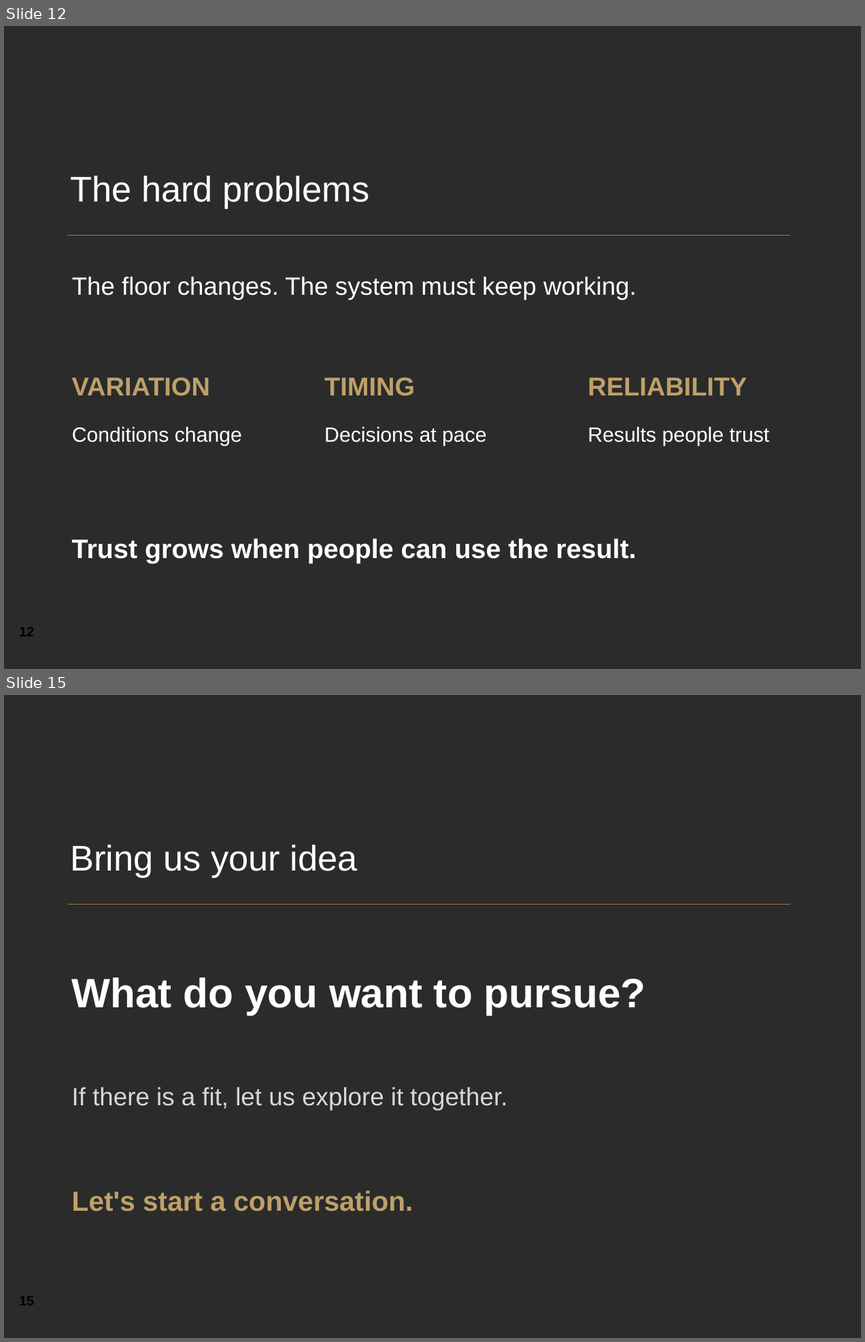
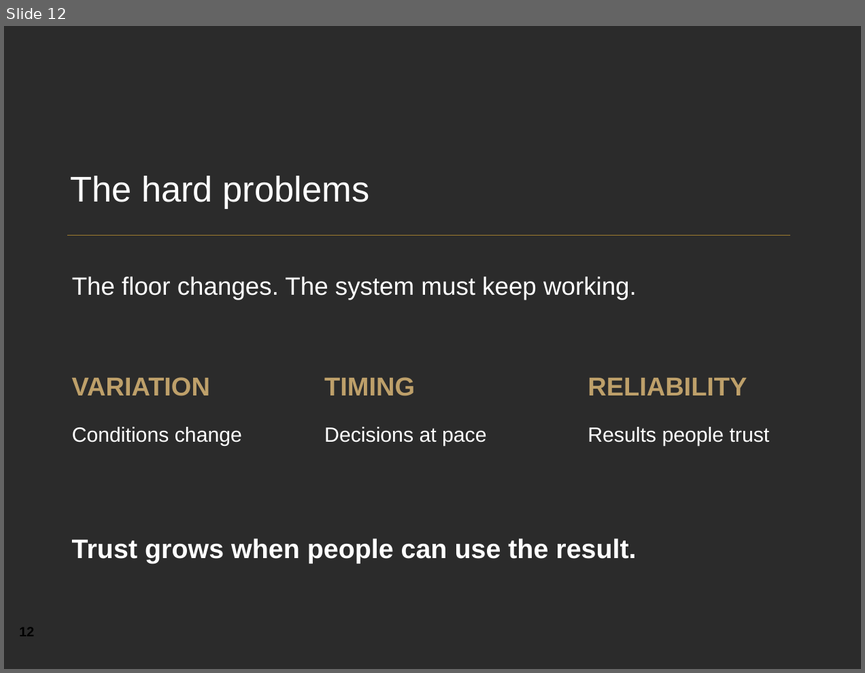
Before and after one commit to YeChamo/part-tracking-demo-ualr, a slide deck: docs/presentation/Engineering_at_The_Kinetic_Group.pptx. Shown one above the other, each under a label of ours: slides 12 and 15 before the commit, slide 12 after it; the slides between them are not shown. The pictures are 865x1342 and 865x673 pixels, drawn with LibreOffice and Linux fonts; fonts in the diff are those of the drawing; background and template pictures are left out; a plain dark background stands for a picture behind light text. Boxes give left, top, right and bottom in pixels: in the first picture for what was removed or moved away, otherwise in the second. Text is boxed around its words. In the diff, an @@ line names an element or a change of style, - is before the commit and + after.

```diff
--- a/docs/presentation/Engineering_at_The_Kinetic_Group.pptx
+++ b/docs/presentation/Engineering_at_The_Kinetic_Group.pptx
@@ slide 15 removed at [4,695,861,1338], background picture (left out); not listed: 1 template element that a slide beside it also shows @@
@@ text removed at [70,845,358,878] @@
-Bring us your idea
@@ text removed at [72,977,646,1015] @@
-What do you want to pursue?
@@ text removed at [72,1087,507,1110] @@
-If there is a fit, let us explore it together.
@@ text removed at [72,1190,413,1211] @@
-Let's start a conversation.
@@ text removed at [19,1296,34,1305] @@
-15
```
Also in this commit, not shown: 10 slides changed, 1 slide added, 7 other files.
